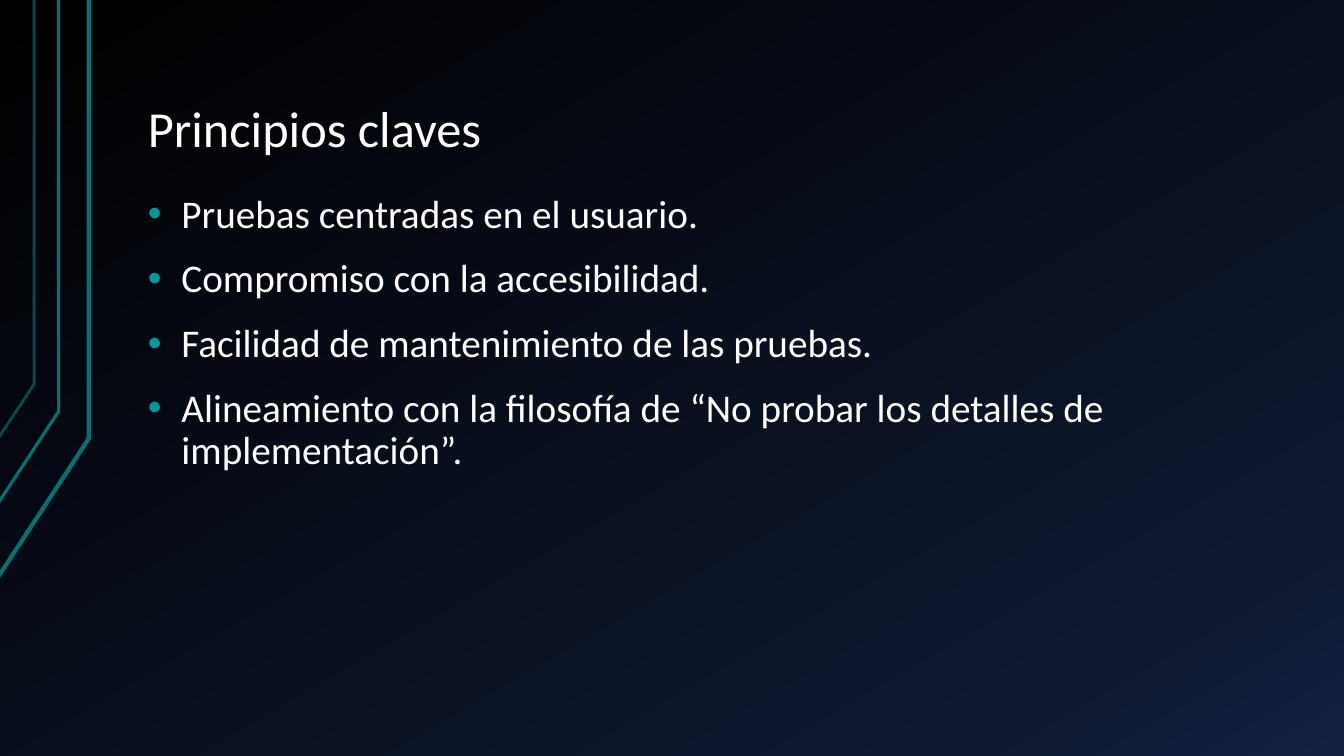
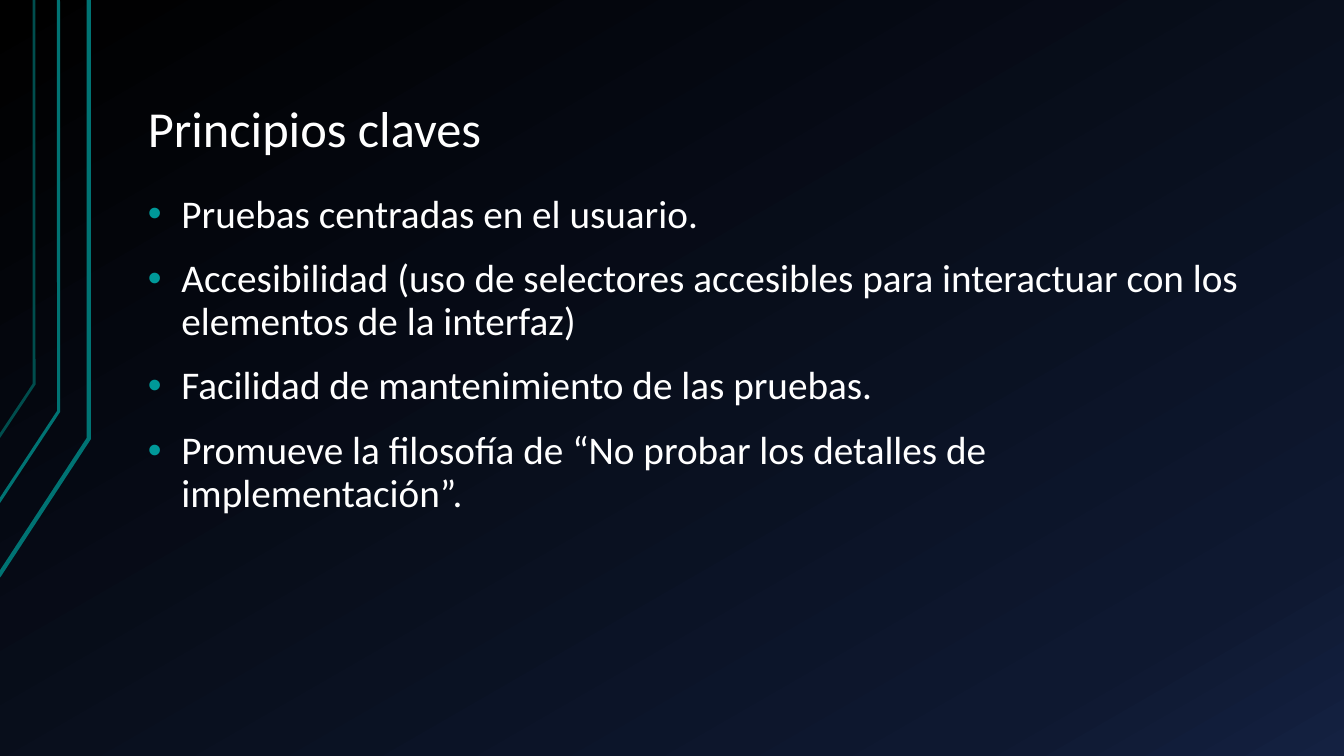
Before and after one commit to GusGiam01/TP-Desarrollo-Software, a slide deck: slide 4 of App POC/Documentacion/TestingLibrary-Presentacion.pptx. Drawn at 1344x756 pixels with LibreOffice and Linux fonts; fonts in the diff are those of the drawing. Boxes give left, top, right and bottom in pixels: in the first picture for what was removed or moved away, otherwise in the second. Text is boxed around its words. In the diff, an @@ line names an element or a change of style, - is before the commit and + after.

```diff
--- a/App POC/Documentacion/TestingLibrary-Presentacion.pptx
+++ b/App POC/Documentacion/TestingLibrary-Presentacion.pptx
@@ text at (181, 263, 1238, 341): text changed @@
-• Compromiso con la accesibilidad.
+• Accesibilidad (uso de selectores accesibles para interactuar con los elementos de la interfaz)
@@ text at (181, 436, 986, 514): text changed @@
-• Alineamiento con la filosofía de “No probar los detalles de implementación”.
+• Promueve la filosofía de “No probar los detalles de implementación”.
```
Also in this commit, not shown: 1 other slide changed.
